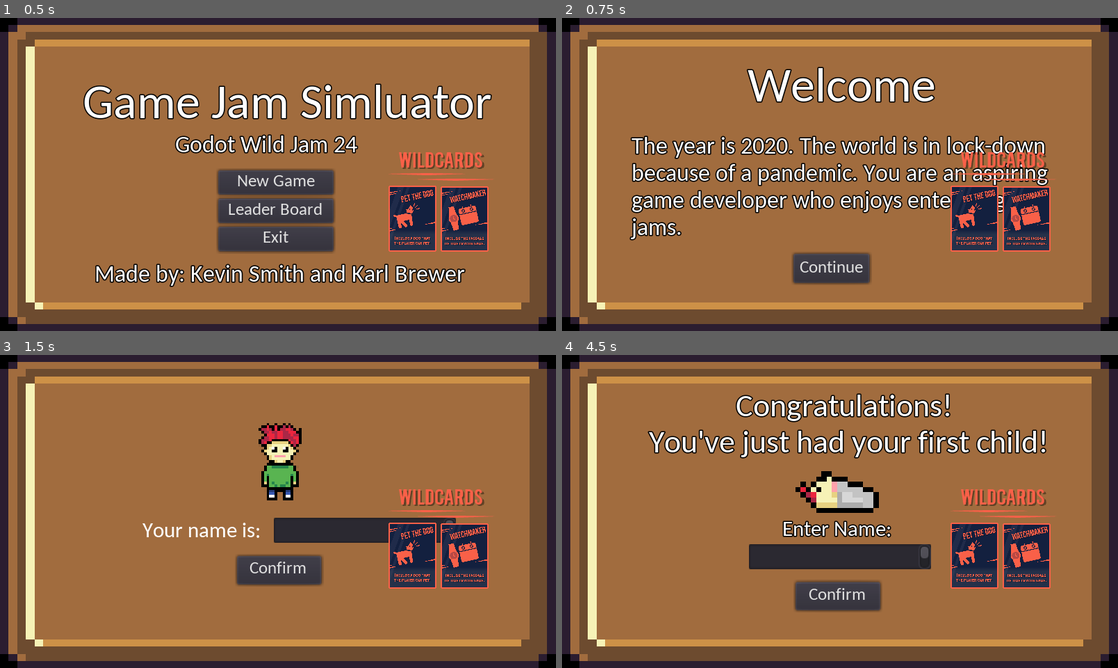
Above: before the commit, frames 1-4 (two rows, left to right).
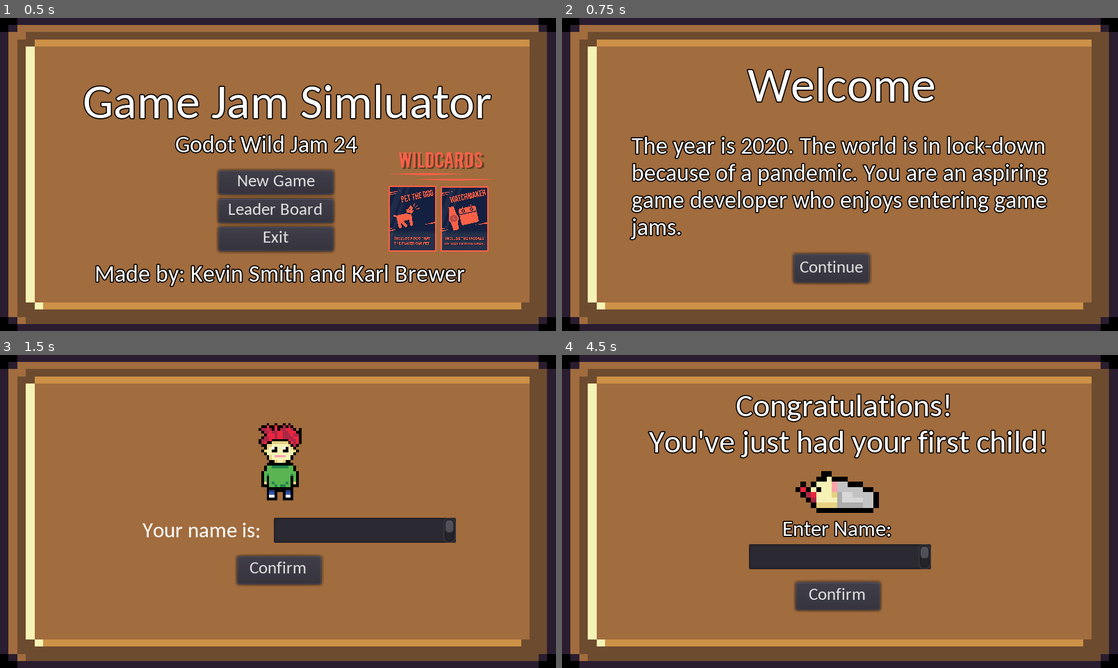
Above: after the commit, the same moments.

Repository: kevinms/godot-wild-jam-24
Game: Godot game, scene res://MainMenu.tscn
The game is run twice, just before and just after one commit, with the same random seed, the same clock (stepped at 60 frames per second) and the same inputs. The engine's default icon, where the game draws it, is replaced by a stand-in: a white triangle on a blue panel in a dark square. Sound files missing from this copy of the repository are replaced by a short silence.
Inputs (mouse positions are in pixels of both pictures, inside the frame that each line leads up to):
- Up to frame 1 (0.5 s): no input
- Up to frame 2 (0.75 s): click "New Game" at 0.5 s
- Up to frame 3 (1.5 s): click "Continue" at 1.25 s
- Up to frame 4 (4.5 s): click (928, 530) at 2.02 s; type "Alex" at 2.1 s; click "Confirm" at 2.75 s; click (956, 527) at 3.52 s; type "Alex" at 3.6 s; click "Confirm" at 4.25 s

Frame 1 is identical in both runs. In frame 2, 4.4% of the frame differs, in the area x 69-88%, y 42-75%; in frame 3, 4.0%; in frame 4, 4.4%.

Commit message:
Make wild cards only appear on the first menu screen.

Diff:
--- a/MainMenu.tscn
+++ b/MainMenu.tscn
@@ -133,6 +133,25 @@
 "_edit_use_anchors_": false
 }
 
+[node name="Node2D" type="Node2D" parent="menu_1"]
+position = Vector2( 319.765, 56.1099 )
+scale = Vector2( 0.802513, 0.802513 )
+
+[node name="GWJ-WC-3" type="Sprite" parent="menu_1/Node2D"]
+position = Vector2( 134.979, 160.601 )
+scale = Vector2( 0.0625557, 0.0625557 )
+texture = ExtResource( 15 )
+
+[node name="GWJ-WC-2" type="Sprite" parent="menu_1/Node2D"]
+position = Vector2( 74.7974, 160.203 )
+scale = Vector2( 0.0625557, 0.0625557 )
+texture = ExtResource( 16 )
+
+[node name="Wildcards" type="Sprite" parent="menu_1/Node2D"]
+position = Vector2( 174.799, 97.354 )
+scale = Vector2( 0.850619, 0.850619 )
+texture = ExtResource( 14 )
+
 [node name="backstory_1" type="Control" parent="."]
 visible = false
 margin_right = 511.0
@@ -453,25 +472,6 @@
 stream = ExtResource( 13 )
 volume_db = -8.0
 autoplay = true
-
-[node name="Node2D" type="Node2D" parent="."]
-position = Vector2( 319.765, 56.1099 )
-scale = Vector2( 0.802513, 0.802513 )
-
-[node name="GWJ-WC-3" type="Sprite" parent="Node2D"]
-position = Vector2( 134.979, 160.601 )
-scale = Vector2( 0.0625557, 0.0625557 )
-texture = ExtResource( 15 )
-
-[node name="GWJ-WC-2" type="Sprite" parent="Node2D"]
-position = Vector2( 74.7974, 160.203 )
-scale = Vector2( 0.0625557, 0.0625557 )
-texture = ExtResource( 16 )
-
-[node name="Wildcards" type="Sprite" parent="Node2D"]
-position = Vector2( 174.799, 97.354 )
-scale = Vector2( 0.850619, 0.850619 )
-texture = ExtResource( 14 )
 [connection signal="pressed" from="menu_1/buttonGroup/NewGameButton" to="." method="_on_NewGameButton_pressed"]
 [connection signal="pressed" from="menu_1/buttonGroup/LeaderboardButton" to="." method="_on_LeaderboardButton_pressed"]
 [connection signal="pressed" from="menu_1/buttonGroup/ExitButton" to="." method="_on_ExitButton_pressed"]
